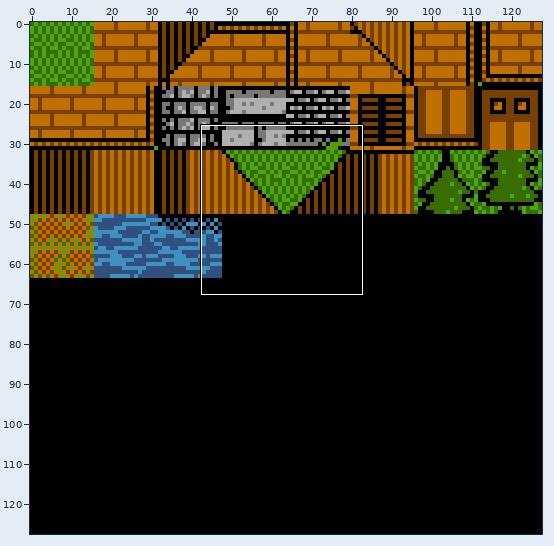
Sprite sheet: Content/town.png. Above: a wide view before the commit, with the close-up outlined.
Close-up. The starting point:
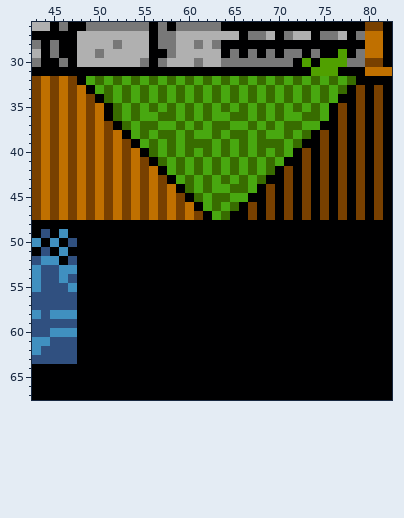
The file is 256x256 pixels, drawn in blocks of 2x2; one block is one cell here. Shown: x 43..82, y 26..67.
Once edited:
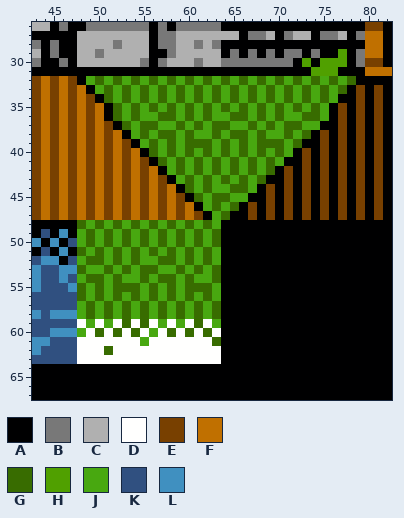
Palette (. is transparent): A #000001  B #787878  C #b0b0b0  D #fffffe  E #784000  F #c07000  G #386c00  H #50a000  J #48a810  K #305080  L #4090c0
Author's note on the commit: Buffered map controls
The exact change:
{"y":30,"x":78,"old":"B","new":"A"}
{"y":48,"x":48,"old":"AAAAAAAAAAAAAAAA","new":"GJGJGJGJGJGJGJGJ"}
{"y":49,"x":48,"old":"AAAAAAAAAAAAAAAA","new":"JGJGJGJGJGJGJGJG"}
{"y":50,"x":48,"old":"AAAAAAAAAAAAAAAA","new":"JGJGJGJGJGJGJGJG"}
{"y":51,"x":48,"old":"AAAAAAAAAAAAAAAA","new":"GJGJGJGJGJGJGJGJ"}
{"y":52,"x":48,"old":"AAAAAAAAAAAAAAAA","new":"JGGJGJGJJGGJGJGJ"}
{"y":53,"x":48,"old":"AAAAAAAAAAAAAAAA","new":"GJJGJGJGGJJGJGJG"}
{"y":54,"x":48,"old":"AAAAAAAAAAAAAAAA","new":"JGGJGJJGJGGJGJJG"}
{"y":55,"x":48,"old":"AAAAAAAAAAAAAAAA","new":"GJGJGGGJGJGJGGGJ"}
{"y":56,"x":48,"old":"AAAAAAAAAAAAAAAA","new":"GJGJGJGJGJGJGJGJ"}
{"y":57,"x":48,"old":"AAAAAAAAAAAAAAAA","new":"JGJGJGJGJGJGJGJG"}
{"y":58,"x":48,"old":"AAAAAAAAAAAAAAAA","new":"JGJGJGJGJGJGJGJG"}
{"y":59,"x":48,"old":"AAAAAAAAAAAAAAAA","new":"DJDJDGDGDJDJDGDJ"}
{"y":60,"x":48,"old":"AAAAAAAAAAAAAAAA","new":"JDGDGDGDJDGDGDGD"}
{"y":61,"x":48,"old":"AAAAAAAAAAAAAAAA","new":"DDDDDDDJDDDDDDDG"}
{"y":62,"x":48,"old":"AAAAAAAAAAAAAAAA","new":"DDDGDDDDDDDDDDDD"}
{"y":63,"x":48,"old":"AAAAAAAAAAAAAAAA","new":"DDDDDDDDDDDDDDDD"}
{"label":"changed","picture_box":[347,58,356,67]}
{"label":"changed","picture_box":[77,220,221,364]}
